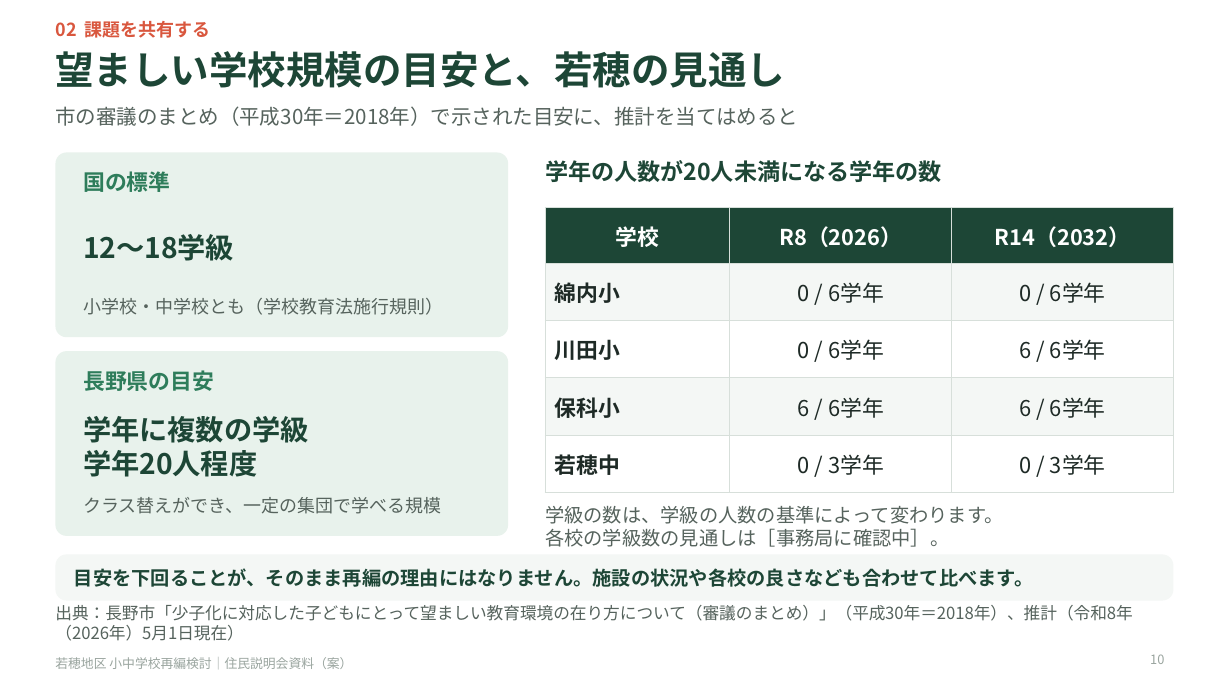
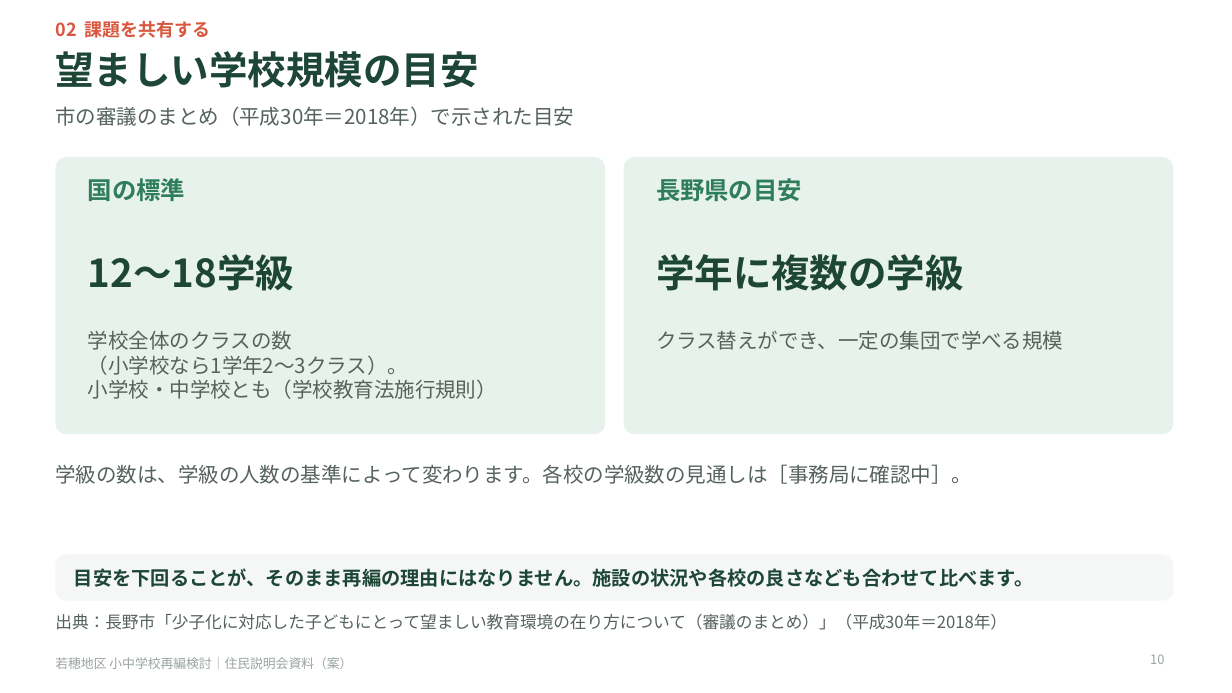
Before and after one commit to Masaki12008/GS, a slide deck: slide 10 of output/若穂地区_住民説明会資料.pptx. Drawn at 1232x693 pixels with LibreOffice and Linux fonts; fonts in the diff are those of the drawing. Boxes give left, top, right and bottom in pixels: in the first picture for what was removed or moved away, otherwise in the second. Text is boxed around its words. In the diff, an @@ line names an element or a change of style, - is before the commit and + after.

```diff
--- a/output/若穂地区_住民説明会資料.pptx
+++ b/output/若穂地区_住民説明会資料.pptx
@@ title at [55,51,478,88]: text changed @@
-望ましい学校規模の目安と、若穂の見通し
+望ましい学校規模の目安
@@ text at [55,106,574,126]: text changed @@
-市の審議のまとめ（平成30年＝2018年）で示された目安に、推計を当てはめると
+市の審議のまとめ（平成30年＝2018年）で示された目安
@@ rounded rectangle: place and size @@
-rounded rectangle at [55,152,508,337]
+rounded rectangle at [55,157,605,434]
@@ rounded rectangle at [55,157,605,434]: proportions changed @@
@@ text "国の標準": place and size @@
-text "国の標準" at [83,171,170,192]
+text "国の標準" at [88,178,185,201]
@@ text "国の標準" at [88,178,185,201]: size 17 to 19 pt @@
@@ text removed at [545,160,942,182] @@
-学年の人数が20人未満になる学年の数
@@ rounded rectangle added at [624,157,1174,434], fill #E8F2EC @@
@@ text "長野県の目安" at [656,178,802,201]: size 17 to 19 pt @@
@@ text "長野県の目安": place and size @@
-text "長野県の目安" at [83,370,214,391]
+text "長野県の目安" at [656,178,802,201]
@@ table removed at [545,208,1174,493], 5 rows, 3 columns @@
-学校 | R8（2026） | R14（2032）
-綿内小 | 0 / 6学年 | 0 / 6学年
-川田小 | 0 / 6学年 | 6 / 6学年
-保科小 | 6 / 6学年 | 6 / 6学年
-若穂中 | 0 / 3学年 | 0 / 3学年
@@ text "12〜18学級": place and size @@
-text "12〜18学級" at [83,234,234,261]
+text "12〜18学級" at [88,254,294,291]
@@ text "12〜18学級" at [88,254,294,291]: size 22 to 30 pt @@
@@ text "学年に複数の学級" at [656,254,964,291]: size 22 to 30 pt @@
@@ text "学年に複数の学級": place and size @@
-text "学年に複数の学級" at [83,416,308,477]
+text "学年に複数の学級" at [656,254,964,291]
@@ text "学校全体のクラスの数": place and size @@
-text "学校全体のクラスの数" at [83,298,443,315]
+text "学校全体のクラスの数" at [88,331,497,399]
@@ text "クラス替えができ、一定の集団で学べる規模": place and size @@
-text "クラス替えができ、一定の集団で学べる規模" at [83,497,441,514]
+text "クラス替えができ、一定の集団で学べる規模" at [656,331,1063,350]
@@ text "クラス替えができ、一定の集団で学べる規模" at [656,331,1063,350]: size 14 to 16 pt @@
@@ rounded rectangle removed at [55,351,508,536] @@
@@ text at [88,331,408,375]: paragraphs added @@
+学校全体のクラスの数
+（小学校なら1学年2〜3クラス）。
@@ text at [88,379,497,399]: size 14 to 16 pt in "小学校・中学校とも（学校教育法施行規則）" @@
@@ text at [55,464,972,484]: text changed; size 15 to 16 pt @@
-学級の数は、学級の人数の基準によって変わります。
-各校の学級数の見通しは［事務局に確認中］。
+学級の数は、学級の人数の基準によって変わります。各校の学級数の見通しは［事務局に確認中］。
@@ text at [83,450,257,477]: paragraph removed @@
-学年20人程度
@@ text at [55,614,1007,630]: text changed @@
-出典：長野市「少子化に対応した子どもにとって望ましい教育環境の在り方について（審議のまとめ）」（平成30年＝2018年）、推計（令和8年（2026年）5月1日現在）
+出典：長野市「少子化に対応した子どもにとって望ましい教育環境の在り方について（審議のまとめ）」（平成30年＝2018年）
```
Also in this commit, not shown: 9 other slides changed, 9 other files.
